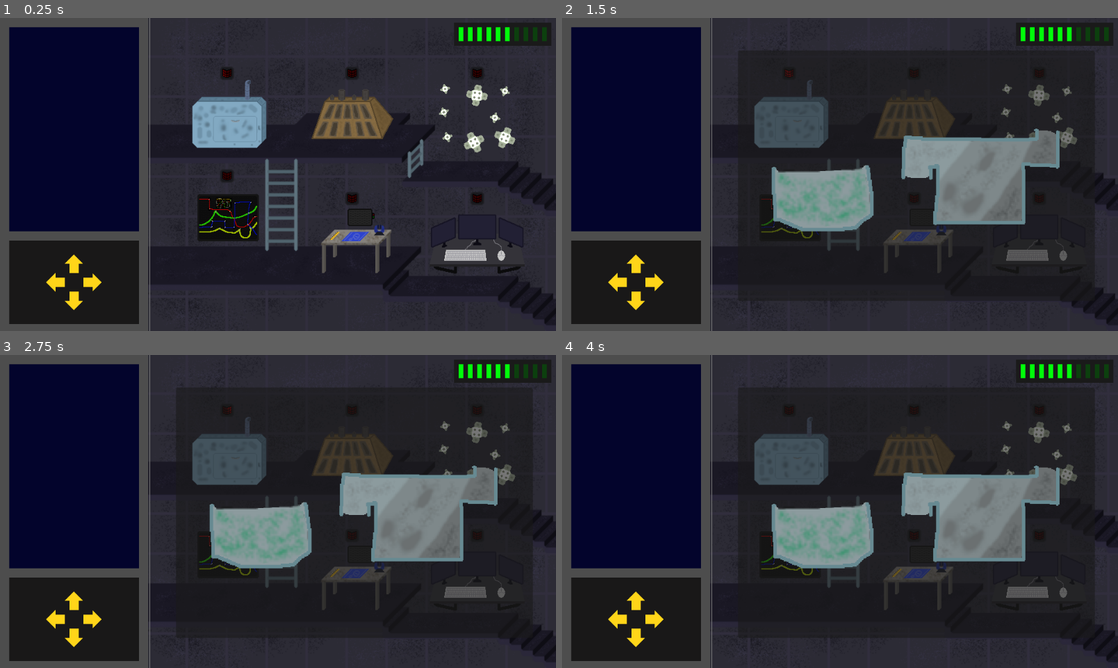
Above: before the commit, frames 1-4 (two rows, left to right).
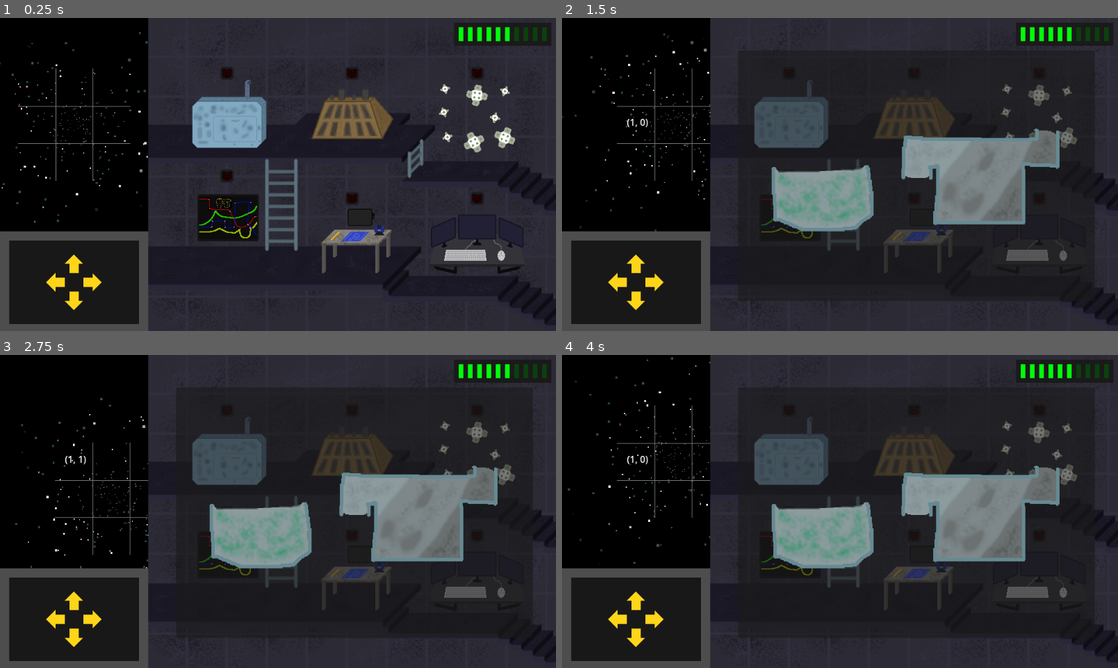
Above: after the commit, the same moments.

Repository: kedalovo/-SG-Spaceship-Management
Game: Godot game, scene res://Game Scene/Game.tscn
Two runs of this game, one before a commit and one after it. Both use one fixed random seed, a clock stepped at 60 frames per second and the inputs below.
Inputs (mouse positions are in pixels of both pictures, inside the frame that each line leads up to):
- Up to frame 1 (0.25 s): no input
- Up to frame 2 (1.5 s): click (789, 115) at 0.52 s; move the mouse to (962, 158) at 1.27 s; hold Right (right, bound only after the commit) from 1.28 s (still down); hold ` (test) from 1.28 s (still down); click (962, 158) at 1.42 s
- Up to frame 3 (2.75 s): move the mouse to (166, 527) at 2.02 s; release Right (right, bound only after the commit) at 2.03 s; release ` (test) at 2.03 s; hold Down (down, bound only after the commit) from 2.03 s (still down); tap Space (test1) at 2.1 s
- Up to frame 4 (4 s): move the mouse to (895, 442) at 2.77 s; release Down (down, bound only after the commit) at 2.78 s; hold Right (right, bound only after the commit) 2.78-3.53 s; hold ` (test) 2.78-3.53 s; move the mouse to (812, 574) at 3.52 s; hold Up (up, bound only after the commit) from 3.53 s (still down); tap Space (test1) at 3.6 s; click (812, 574) at 3.67 s

The runs differ from the first frame. In frame 1, 18% of the frame differs, in the area x 0-41%, y 0-100%; in frame 2, 18%; in frame 3, 18%; in frame 4, 18%.

Commit message:
Created scrolling visuals of space for cabin view. Made a 9 by 9 grid for movement. Now you can move by pressing arrows or WASD.

Diff:
--- a/Game Scene/Game.tscn
+++ b/Game Scene/Game.tscn
@@ -23,6 +23,7 @@
 [ext_resource type="PackedScene" uid="uid://ccemslh3u213h" path="res://Systems/Electrical/electrical_system.tscn" id="18_p0hwu"]
 [ext_resource type="PackedScene" uid="uid://c22b6p4rrgv5p" path="res://Systems/External/external_system.tscn" id="19_kf2ef"]
 [ext_resource type="PackedScene" uid="uid://cn0fv0fedt2ig" path="res://Systems/Computer/computer_system.tscn" id="20_1h5sm"]
+[ext_resource type="PackedScene" uid="uid://c1lkqnbuafwie" path="res://Space/space.tscn" id="24_qmju5"]
 
 [sub_resource type="AtlasTexture" id="AtlasTexture_kost8"]
 atlas = ExtResource("4_lunap")
@@ -120,6 +121,20 @@
 "name": &"warning",
 "speed": 11.0
 }]
+
+[sub_resource type="Animation" id="Animation_5t5ek"]
+length = 0.001
+tracks/0/type = "bezier"
+tracks/0/imported = false
+tracks/0/enabled = true
+tracks/0/path = NodePath(".:energy")
+tracks/0/interp = 1
+tracks/0/loop_wrap = true
+tracks/0/keys = {
+"handle_modes": PackedInt32Array(0),
+"points": PackedFloat32Array(3, -0.25, 0, 0.25, 0),
+"times": PackedFloat32Array(0)
+}
 
 [sub_resource type="Animation" id="Animation_xrol2"]
 resource_name = "idle"
@@ -137,20 +152,6 @@
 "times": PackedFloat32Array(0, 0.5, 1)
 }
 
-[sub_resource type="Animation" id="Animation_5t5ek"]
-length = 0.001
-tracks/0/type = "bezier"
-tracks/0/imported = false
-tracks/0/enabled = true
-tracks/0/path = NodePath(".:energy")
-tracks/0/interp = 1
-tracks/0/loop_wrap = true
-tracks/0/keys = {
-"handle_modes": PackedInt32Array(0),
-"points": PackedFloat32Array(3, -0.25, 0, 0.25, 0),
-"times": PackedFloat32Array(0)
-}
-
 [sub_resource type="AnimationLibrary" id="AnimationLibrary_gutu4"]
 _data = {
 "RESET": SubResource("Animation_5t5ek"),
@@ -207,11 +208,6 @@
 color = Color(1, 0.838562, 0.101563, 1)
 polygon = PackedVector2Array(-8, 0, -8, -16, -16, -16, 0, -32, 16, -16, 8, -16, 8, 0)
 
-[node name="Separator" type="VSeparator" parent="."]
-offset_left = 256.0
-offset_right = 260.0
-offset_bottom = 544.0
-
 [node name="Systems Sprites" type="Node2D" parent="."]
 position = Vector2(608, 280)
 
@@ -225,8 +221,7 @@
 visibility_layer = 2
 position = Vector2(0, -72)
 sprite_frames = SubResource("SpriteFrames_ilhr1")
-animation = &"warning"
-autoplay = "warning"
+autoplay = "default"
 
 [node name="PointLight2D" type="PointLight2D" parent="Systems Sprites/LifeSupportSprite/Warning Light"]
 visible = false
@@ -529,6 +524,17 @@
 
 [node name="Computer System" parent="SubViewportContainer/SubViewport" instance=ExtResource("20_1h5sm")]
 visible = false
+
+[node name="SubViewportContainer2" type="SubViewportContainer" parent="."]
+offset_right = 256.0
+offset_bottom = 384.0
+
+[node name="SubViewport" type="SubViewport" parent="SubViewportContainer2"]
+handle_input_locally = false
+size = Vector2i(256, 368)
+render_target_update_mode = 4
+
+[node name="Space" parent="SubViewportContainer2/SubViewport" instance=ExtResource("24_qmju5")]
 
 [connection signal="system_pressed" from="Systems Sprites/LifeSupportSprite" to="." method="_on_system_sprite_pressed"]
 [connection signal="mouse_entered" from="Systems Sprites/LifeSupportSprite/Button" to="Systems Sprites/LifeSupportSprite" method="_on_button_mouse_entered"]
--- a/Game Scene/game.gd
+++ b/Game Scene/game.gd
@@ -10,6 +10,8 @@
 
 @onready var system_container: Control = $"System Container"
 @onready var sub_viewport_container: SubViewportContainer = $SubViewportContainer
+
+@onready var space: Node2D = $SubViewportContainer2/SubViewport/Space
 
 @onready var systems: Array[system] = [
 	life_support_system, engines_system, hull_system,
@@ -27,6 +29,14 @@
 		pass
 	if event.is_action_pressed(&"test"):
 		pass
+	if event.is_action_pressed(&"left"):
+		space.move(Vector2.LEFT)
+	if event.is_action_pressed(&"right"):
+		space.move(Vector2.RIGHT)
+	if event.is_action_pressed(&"up"):
+		space.move(Vector2.UP)
+	if event.is_action_pressed(&"down"):
+		space.move(Vector2.DOWN)
 
 
 func _on_system_sprite_pressed(system_index: int) -> void:
--- /dev/null
+++ b/Space/space.gd
@@ -0,0 +1,33 @@
+extends Node2D
+
+
+@onready var pos_label: Label = $PosLabel
+@onready var particles: Node2D = $Particles
+@onready var grid: Node2D = $Grid
+
+var current_pos: Vector2 = Vector2.ZERO
+
+
+func move(to: Vector2) -> void:
+	match to:
+		Vector2.UP:
+			if current_pos.y >= 0:
+				current_pos.y -= 1
+				particles.position.y -= 64
+				grid.position.y -= 64
+		Vector2.DOWN:
+			if current_pos.y <= 0:
+				current_pos.y += 1
+				particles.position.y += 64
+				grid.position.y += 64
+		Vector2.LEFT:
+			if current_pos.x >= 0:
+				current_pos.x -= 1
+				particles.position.x -= 64
+				grid.position.x -= 64
+		Vector2.RIGHT:
+			if current_pos.x <= 0:
+				current_pos.x += 1
+				particles.position.x += 64
+				grid.position.x += 64
+	pos_label.text = str(current_pos)
--- /dev/null
+++ b/Space/space.tscn
@@ -0,0 +1,171 @@
+[gd_scene load_steps=17 format=3 uid="uid://c1lkqnbuafwie"]
+
+[ext_resource type="Script" path="res://Space/space.gd" id="1_pnek6"]
+
+[sub_resource type="Curve" id="Curve_2lwbv"]
+_data = [Vector2(0, 0), 0.0, 0.0, 0, 0, Vector2(0.2, 0.3), 0.0, 0.0, 0, 0, Vector2(0.8, 0.3), 0.0, 0.0, 0, 0, Vector2(1, 0), 0.0, 0.0, 0, 0]
+point_count = 4
+metadata/_snap_enabled = true
+
+[sub_resource type="CurveTexture" id="CurveTexture_pu51n"]
+curve = SubResource("Curve_2lwbv")
+
+[sub_resource type="Curve" id="Curve_la5ov"]
+min_value = 1.0
+max_value = 4.0
+_data = [Vector2(0, 1.9967), 0.0, 0.0, 0, 0, Vector2(1, 4), 0.0, 0.0, 0, 0]
+point_count = 2
+
+[sub_resource type="CurveTexture" id="CurveTexture_sn8k2"]
+curve = SubResource("Curve_la5ov")
+
+[sub_resource type="ParticleProcessMaterial" id="ParticleProcessMaterial_iqwf5"]
+particle_flag_disable_z = true
+emission_shape = 3
+emission_box_extents = Vector3(16, 16, 0)
+radial_velocity_min = 1.99998
+radial_velocity_max = 4.99998
+gravity = Vector3(0, 0, 0)
+linear_accel_min = -2.23517e-06
+linear_accel_max = -2.23517e-06
+radial_accel_min = 0.499998
+radial_accel_max = 0.499998
+attractor_interaction_enabled = false
+scale_curve = SubResource("CurveTexture_sn8k2")
+alpha_curve = SubResource("CurveTexture_pu51n")
+hue_variation_min = -0.1
+hue_variation_max = 0.1
+
+[sub_resource type="Curve" id="Curve_o4h14"]
+_data = [Vector2(0, 0), 0.0, 0.0, 0, 0, Vector2(0.2, 1), 0.0, 0.0, 0, 0, Vector2(0.8, 1), 0.0, 0.0, 0, 0, Vector2(1, 0), 0.0, 0.0, 0, 0]
+point_count = 4
+metadata/_snap_enabled = true
+
+[sub_resource type="CurveTexture" id="CurveTexture_rkn30"]
+curve = SubResource("Curve_o4h14")
+
+[sub_resource type="Curve" id="Curve_pgg6y"]
+min_value = 1.0
+max_value = 3.0
+_data = [Vector2(0, 1), 0.0, 0.0, 0, 0, Vector2(1, 3), 5.99612, 0.0, 0, 0]
+point_count = 2
+
+[sub_resource type="CurveTexture" id="CurveTexture_6f07r"]
+curve = SubResource("Curve_pgg6y")
+
+[sub_resource type="ParticleProcessMaterial" id="ParticleProcessMaterial_sxsfi"]
+particle_flag_disable_z = true
+emission_shape = 3
+emission_box_extents = Vector3(1, 1, 1)
+radial_velocity_min = 3.99998
+radial_velocity_max = 6.99998
+gravity = Vector3(0, 0, 0)
+radial_accel_min = 0.999998
+radial_accel_max = 2.0
+attractor_interaction_enabled = false
+scale_curve = SubResource("CurveTexture_6f07r")
+alpha_curve = SubResource("CurveTexture_rkn30")
+hue_variation_min = -0.05
+hue_variation_max = 0.05
+
+[sub_resource type="Curve" id="Curve_bytq3"]
+_data = [Vector2(0, 0), 0.0, 0.0, 0, 0, Vector2(0.2, 1), 0.0, 0.0, 0, 0, Vector2(0.6, 1), 0.0, 0.0, 0, 0, Vector2(0.8, 0), 0.0, 0.0, 0, 0]
+point_count = 4
+metadata/_snap_enabled = true
+
+[sub_resource type="CurveTexture" id="CurveTexture_y6ken"]
+curve = SubResource("Curve_bytq3")
+
+[sub_resource type="Curve" id="Curve_dwb6w"]
+min_value = 1.0
+max_value = 7.0
+_data = [Vector2(0, 1), 0.0, 0.0, 0, 0, Vector2(1, 7), 8.57124, 0.0, 0, 0]
+point_count = 2
+
+[sub_resource type="CurveTexture" id="CurveTexture_ru4nm"]
+curve = SubResource("Curve_dwb6w")
+
+[sub_resource type="ParticleProcessMaterial" id="ParticleProcessMaterial_oteyy"]
+particle_flag_disable_z = true
+radial_velocity_min = 100.0
+radial_velocity_max = 100.0
+gravity = Vector3(0, 0, 0)
+scale_curve = SubResource("CurveTexture_ru4nm")
+alpha_curve = SubResource("CurveTexture_y6ken")
+
+[node name="Space" type="Node2D"]
+script = ExtResource("1_pnek6")
+
+[node name="ColorRect" type="ColorRect" parent="."]
+offset_right = 256.0
+offset_bottom = 384.0
+color = Color(0, 0, 0, 1)
+
+[node name="Particles" type="Node2D" parent="."]
+position = Vector2(128, 192)
+
+[node name="Far Particles" type="GPUParticles2D" parent="Particles"]
+amount = 100
+process_material = SubResource("ParticleProcessMaterial_iqwf5")
+lifetime = 25.0
+preprocess = 60.0
+fixed_fps = 60
+interpolate = false
+fract_delta = false
+local_coords = true
+
+[node name="Middle Particles" type="GPUParticles2D" parent="Particles"]
+amount = 100
+process_material = SubResource("ParticleProcessMaterial_sxsfi")
+lifetime = 12.0
+preprocess = 60.0
+fixed_fps = 60
+interpolate = false
+fract_delta = false
+local_coords = true
+
+[node name="Close Particles" type="GPUParticles2D" parent="Particles"]
+amount = 50
+process_material = SubResource("ParticleProcessMaterial_oteyy")
+lifetime = 2.0
+preprocess = 60.0
+fixed_fps = 60
+interpolate = false
+fract_delta = false
+local_coords = true
+
+[node name="Camera2D" type="Camera2D" parent="."]
+position = Vector2(128, 192)
+
+[node name="Grid" type="Node2D" parent="."]
+position = Vector2(128, 192)
+
+[node name="HSeparator" type="HSeparator" parent="Grid"]
+offset_left = -96.0
+offset_top = 16.0
+offset_right = 96.0
+offset_bottom = 48.0
+
+[node name="HSeparator2" type="HSeparator" parent="Grid"]
+offset_left = -96.0
+offset_top = -48.0
+offset_right = 96.0
+offset_bottom = -16.0
+
+[node name="VSeparator" type="VSeparator" parent="Grid"]
+offset_left = -48.0
+offset_top = -96.0
+offset_right = -16.0
+offset_bottom = 96.0
+
+[node name="VSeparator2" type="VSeparator" parent="Grid"]
+offset_left = 16.0
+offset_top = -96.0
+offset_right = 48.0
+offset_bottom = 96.0
+
+[node name="PosLabel" type="Label" parent="."]
+offset_left = 112.0
+offset_top = 176.0
+offset_right = 152.0
+offset_bottom = 199.0
--- a/project.godot
+++ b/project.godot
@@ -50,6 +50,30 @@
 "events": [Object(InputEventKey,"resource_local_to_scene":false,"resource_name":"","device":-1,"window_id":0,"alt_press …(191 unchanged characters)…
 ]
 }
+left={
+"deadzone": 0.5,
+"events": [Object(InputEventKey,"resource_local_to_scene":false,"resource_name":"","device":-1,"window_id":0,"alt_pressed":false,"shift_pressed":false,"ctrl_pressed":false,"meta_pressed":false,"pressed":false,"keycode":0,"physical_keycode":4194319,"key_label":0,"unicode":0,"location":0,"echo":false,"script":null)
+, Object(InputEventKey,"resource_local_to_scene":false,"resource_name":"","device":-1,"window_id":0,"alt_pressed":false,"shift_pressed":false,"ctrl_pressed":false,"meta_pressed":false,"pressed":false,"keycode":0,"physical_keycode":65,"key_label":0,"unicode":97,"location":0,"echo":false,"script":null)
+]
+}
+right={
+"deadzone": 0.5,
+"events": [Object(InputEventKey,"resource_local_to_scene":false,"resource_name":"","device":-1,"window_id":0,"alt_pressed":false,"shift_pressed":false,"ctrl_pressed":false,"meta_pressed":false,"pressed":false,"keycode":0,"physical_keycode":4194321,"key_label":0,"unicode":0,"location":0,"echo":false,"script":null)
+, Object(InputEventKey,"resource_local_to_scene":false,"resource_name":"","device":-1,"window_id":0,"alt_pressed":false,"shift_pressed":false,"ctrl_pressed":false,"meta_pressed":false,"pressed":false,"keycode":0,"physical_keycode":68,"key_label":0,"unicode":100,"location":0,"echo":false,"script":null)
+]
+}
+up={
+"deadzone": 0.5,
+"events": [Object(InputEventKey,"resource_local_to_scene":false,"resource_name":"","device":-1,"window_id":0,"alt_pressed":false,"shift_pressed":false,"ctrl_pressed":false,"meta_pressed":false,"pressed":false,"keycode":0,"physical_keycode":4194320,"key_label":0,"unicode":0,"location":0,"echo":false,"script":null)
+, Object(InputEventKey,"resource_local_to_scene":false,"resource_name":"","device":-1,"window_id":0,"alt_pressed":false,"shift_pressed":false,"ctrl_pressed":false,"meta_pressed":false,"pressed":false,"keycode":0,"physical_keycode":87,"key_label":0,"unicode":119,"location":0,"echo":false,"script":null)
+]
+}
+down={
+"deadzone": 0.5,
+"events": [Object(InputEventKey,"resource_local_to_scene":false,"resource_name":"","device":-1,"window_id":0,"alt_pressed":false,"shift_pressed":false,"ctrl_pressed":false,"meta_pressed":false,"pressed":false,"keycode":0,"physical_keycode":4194322,"key_label":0,"unicode":0,"location":0,"echo":false,"script":null)
+, Object(InputEventKey,"resource_local_to_scene":false,"resource_name":"","device":-1,"window_id":0,"alt_pressed":false,"shift_pressed":false,"ctrl_pressed":false,"meta_pressed":false,"pressed":false,"keycode":0,"physical_keycode":83,"key_label":0,"unicode":115,"location":0,"echo":false,"script":null)
+]
+}
 
 [rendering]
 
Not shown: 1 places in Game Scene/Game.tscn that only renumber resources
